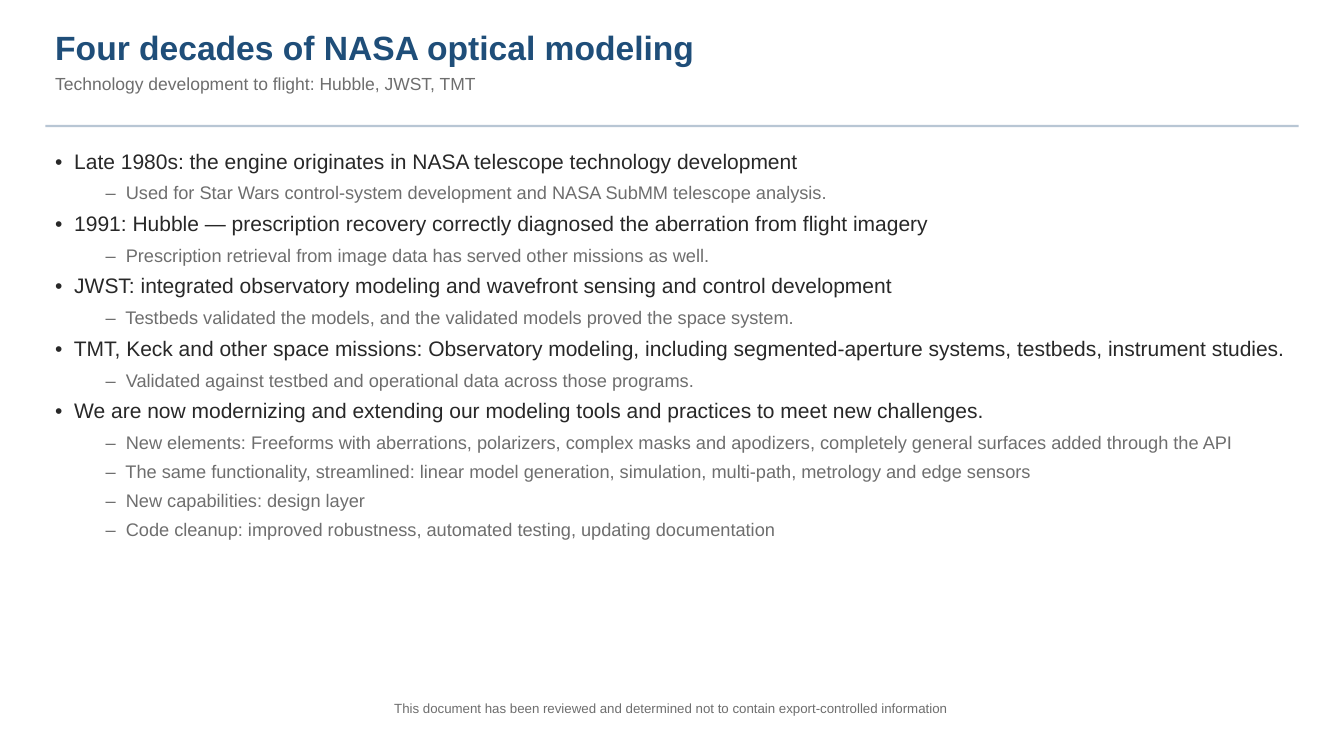
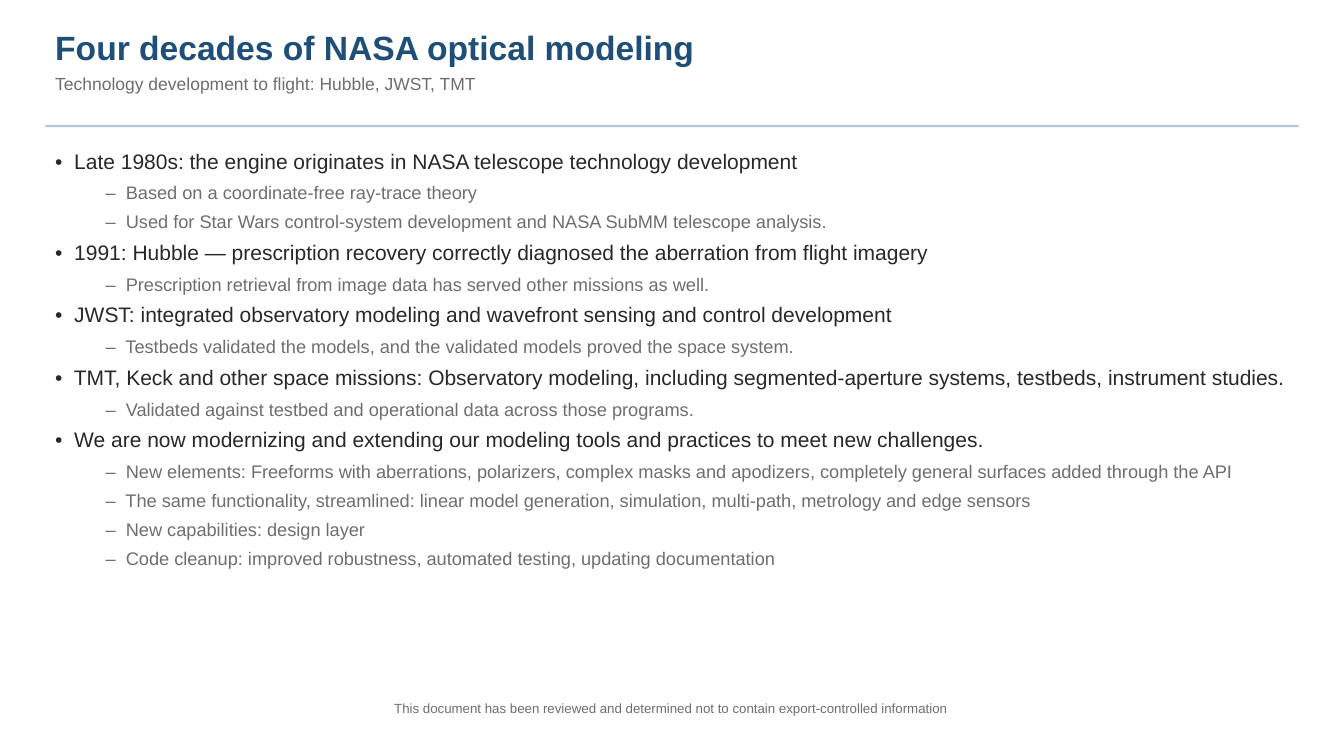
Before and after one commit to nasa-jpl/macos, a slide deck: slide 2 of demo_session/baseline_pass3.pptx. Drawn at 1344x756 pixels with LibreOffice and Linux fonts; fonts in the diff are those of the drawing. Boxes give left, top, right and bottom in pixels: in the first picture for what was removed or moved away, otherwise in the second. Text is boxed around its words. In the diff, an @@ line names an element or a change of style, - is before the commit and + after.

```diff
--- a/demo_session/baseline_pass3.pptx
+++ b/demo_session/baseline_pass3.pptx
@@ text at [126, 186, 477, 203]: paragraph added @@
+– Based on a coordinate-free ray-trace theory
```
Also in this commit, not shown: 4 other slides changed, 5 other files.
